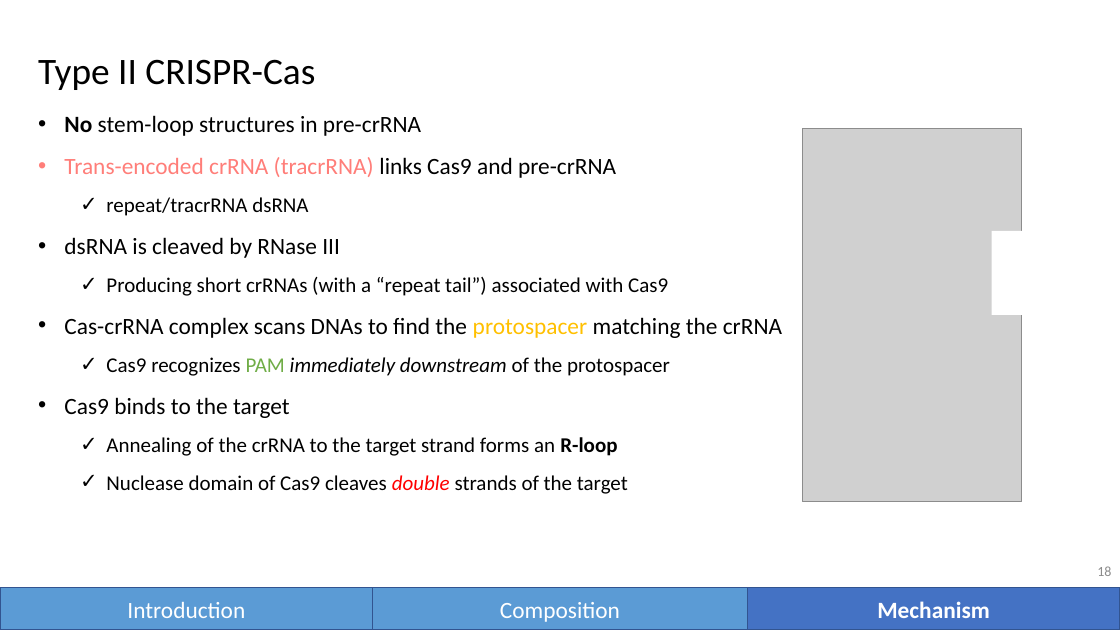
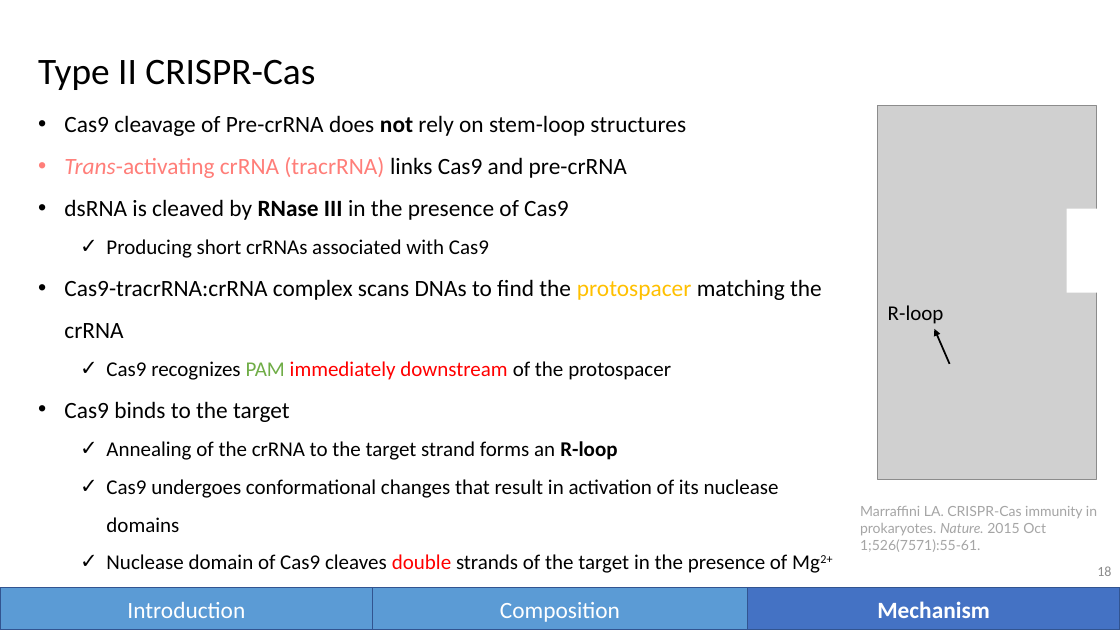
Before and after one commit to vwOvOwv/PKU-Undergraduate-Course, a slide deck: slide 18 of 遗传学(Genetics)/讨论课/Topic-3_遗传学技术/CRISPR-Cas.pptx. Drawn at 1120x630 pixels with LibreOffice and Linux fonts; fonts in the diff are those of the drawing; grey boxes stand for pictures. Boxes give left, top, right and bottom in pixels: in the first picture for what was removed or moved away, otherwise in the second. Text is boxed around its words. In the diff, an @@ line names an element or a change of style, - is before the commit and + after.

```diff
--- a/遗传学(Genetics)/讨论课/Topic-3_遗传学技术/CRISPR-Cas.pptx
+++ b/遗传学(Genetics)/讨论课/Topic-3_遗传学技术/CRISPR-Cas.pptx
@@ text at (64,115,822,338): text changed @@
-• No stem-loop structures in pre-crRNA
-• Trans-encoded crRNA (tracrRNA) links Cas9 and pre-crRNA
-  ✓ repeat/tracrRNA dsRNA
-• dsRNA is cleaved by RNase III
-  ✓ Producing short crRNAs (with a “repeat tail”) associated with Cas9
-• Cas-crRNA complex scans DNAs to find the protospacer matching the crRNA
+• Cas9 cleavage of Pre-crRNA does not rely on stem-loop structures
+• Trans-activating crRNA (tracrRNA) links Cas9 and pre-crRNA
+• dsRNA is cleaved by RNase III in the presence of Cas9
+  ✓ Producing short crRNAs associated with Cas9
+• Cas9-tracrRNA:crRNA complex scans DNAs to find the protospacer matching the crRNA
@@ picture: place and size @@
-picture at (802,129,1022,502)
+picture at (877,106,1096,479)
@@ rectangle: place and size @@
-rectangle at (992,231,1091,315)
+rectangle at (1067,208,1120,292)
@@ text added at (888,305,944,324), 18 pt, text #000000 @@
+R-loop
@@ arrow added from (949, 364) to (934, 329), #000000 1.5 pt @@
@@ text at (106,361,671,380): text colour #000000 to #FF0000, italic off in "immediately downstream" @@
@@ text at (106,479,787,573): text changed @@
-  ✓ Nuclease domain of Cas9 cleaves double strands of the target
+  ✓ Cas9 undergoes conformational changes that result in activation of its nuclease domains
+  ✓ Nuclease domain of Cas9 cleaves double strands of the target in the presence of Mg2+
@@ text added at (860,506,1097,552), 12 pt, text #A5A5A5 @@
+Marraffini LA. CRISPR-Cas immunity in prokaryotes. Nature. 2015 Oct 1;526(7571):55-61.
```
Also in this commit, not shown: 22 other slides changed, 25 slides added, 6 slides removed.
